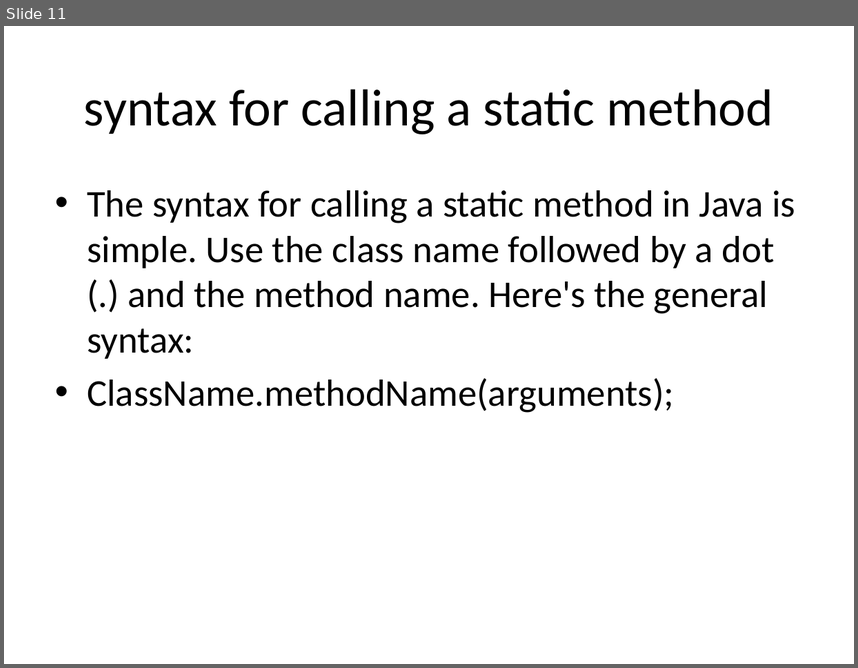
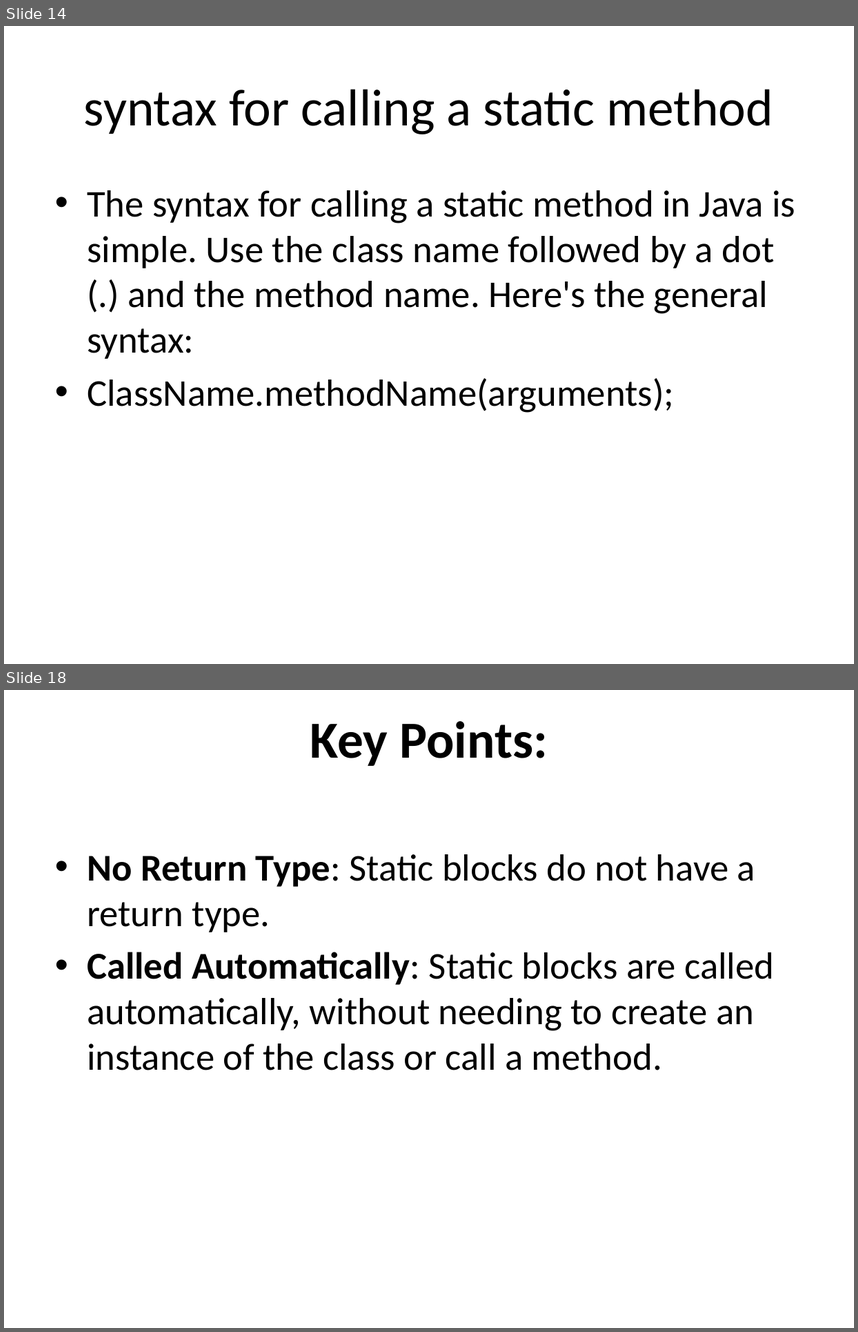
Before and after one commit to devipriyak/23-batch-III-SEM-JAVA, a slide deck: Static Keyword.pptx. Shown one above the other, each under a label of ours: slide 11 before the commit, slides 14 and 18 after it; the slides between them are not shown. The pictures are 858x668 and 858x1332 pixels, drawn with LibreOffice and Linux fonts; fonts in the diff are those of the drawing. Boxes give left, top, right and bottom in pixels: in the first picture for what was removed or moved away, otherwise in the second. Text is boxed around its words. In the diff, an @@ line names an element or a change of style, - is before the commit and + after.

```diff
--- a/Static Keyword.pptx
+++ b/Static Keyword.pptx
@@ slide 18 added at <box>4,690,854,1328</box>, background #FFFFFF @@
@@ title added at <box>310,721,547,766</box>, 44 pt, text #000000, bold @@
+Key Points:
@@ text added at <box>87,854,774,1070</box>, 32 pt, text #000000 @@
+• No Return Type: Static blocks do not have a return type.
+• Called Automatically: Static blocks are called automatically, without needing to create an instance of the class or call a method.
@@ what was slide 11 is now slide 14 @@
```
Also in this commit, not shown: 6 slides changed, 2 other slides added, 3 slides removed.
